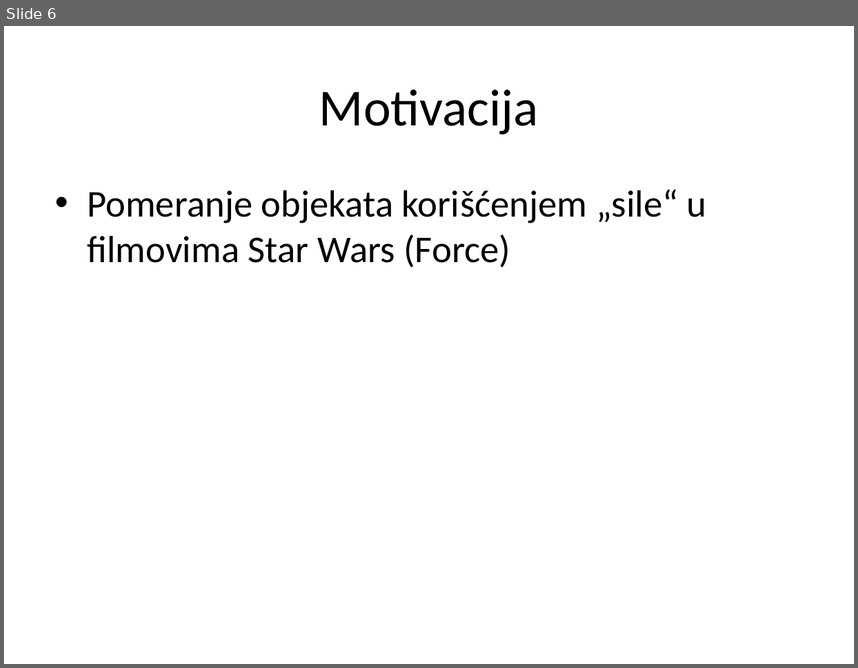
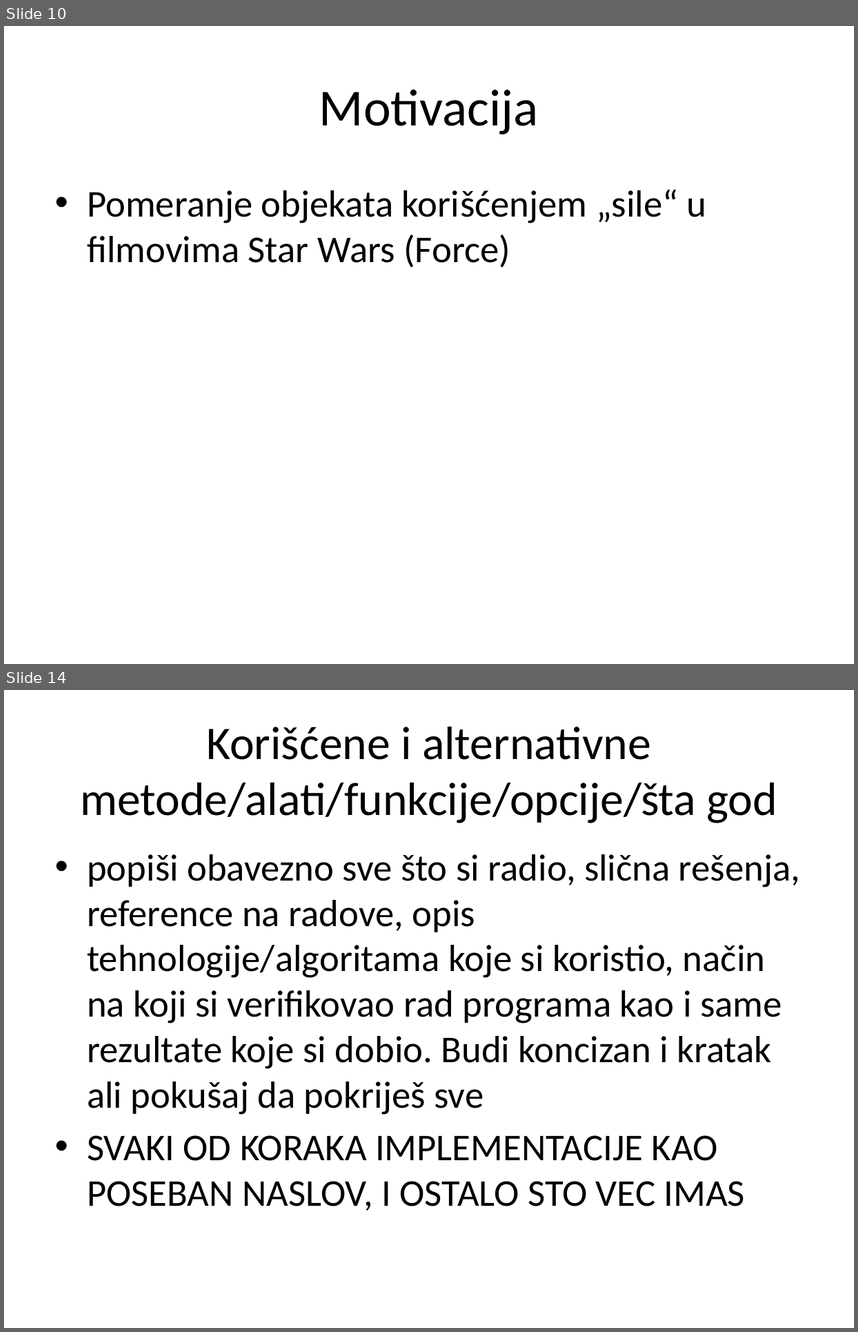
Before and after one commit to cLaki/UseTheForce, a slide deck: Upravljanje računarom na osnovu pokreta snimljenih web kamerom.pptx. Shown one above the other, each under a label of ours: slide 6 before the commit, slides 10 and 14 after it; the slides between them are not shown. The pictures are 858x668 and 858x1332 pixels, drawn with LibreOffice and Linux fonts; fonts in the diff are those of the drawing. Boxes give left, top, right and bottom in pixels: in the first picture for what was removed or moved away, otherwise in the second. Text is boxed around its words. In the diff, an @@ line names an element or a change of style, - is before the commit and + after.

```diff
--- a/Upravljanje računarom na osnovu pokreta snimljenih web kamerom.pptx
+++ b/Upravljanje računarom na osnovu pokreta snimljenih web kamerom.pptx
@@ slide 14 added at (x1=4, y1=690, x2=854, y2=1328), background #FFFFFF @@
@@ title added at (x1=80, y1=727, x2=778, y2=823), 39.6 pt, text #000000 @@
+Korišćene i alternativne metode/alati/funkcije/opcije/šta god
@@ text added at (x1=87, y1=854, x2=800, y2=1210), 32 pt, text #000000 @@
+• popiši obavezno sve što si radio, slična rešenja, reference na radove, opis tehnologijе/algoritama koje si koristio, način na koji si verifikovao rad programa kao i same rezultate koje si dobio. Budi koncizan i kratak ali pokušaj da pokriješ sve
+• SVAKI OD KORAKA IMPLEMENTACIJE KAO POSEBAN NASLOV, I OSTALO STO VEC IMAS
@@ what was slide 6 is now slide 10 @@
```
Also in this commit, not shown: 7 slides changed, 4 other slides added, 37 other files.
